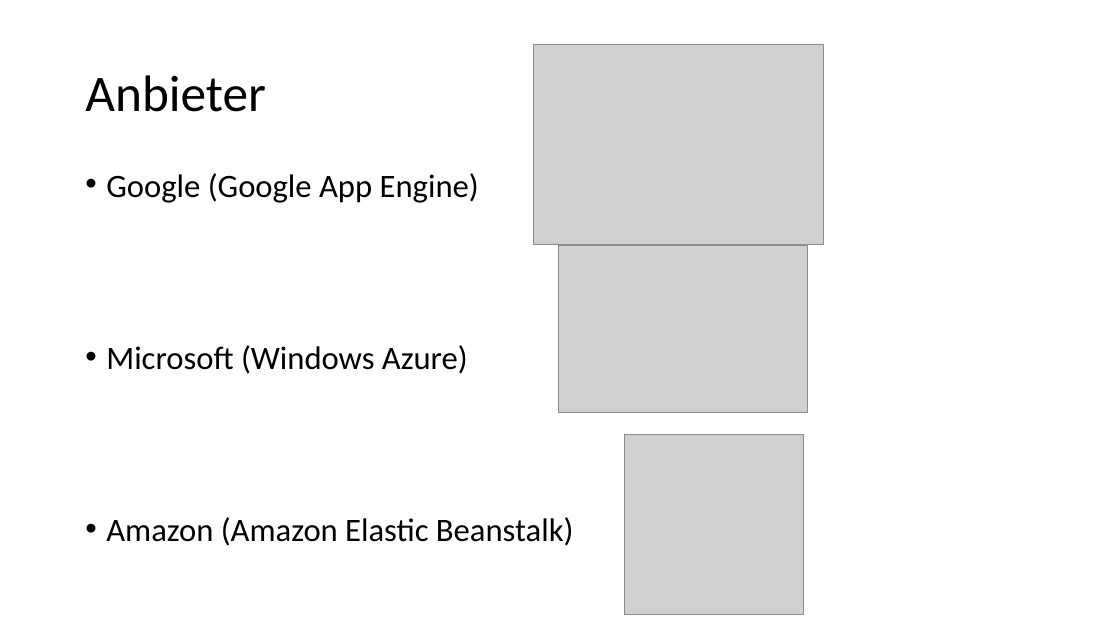
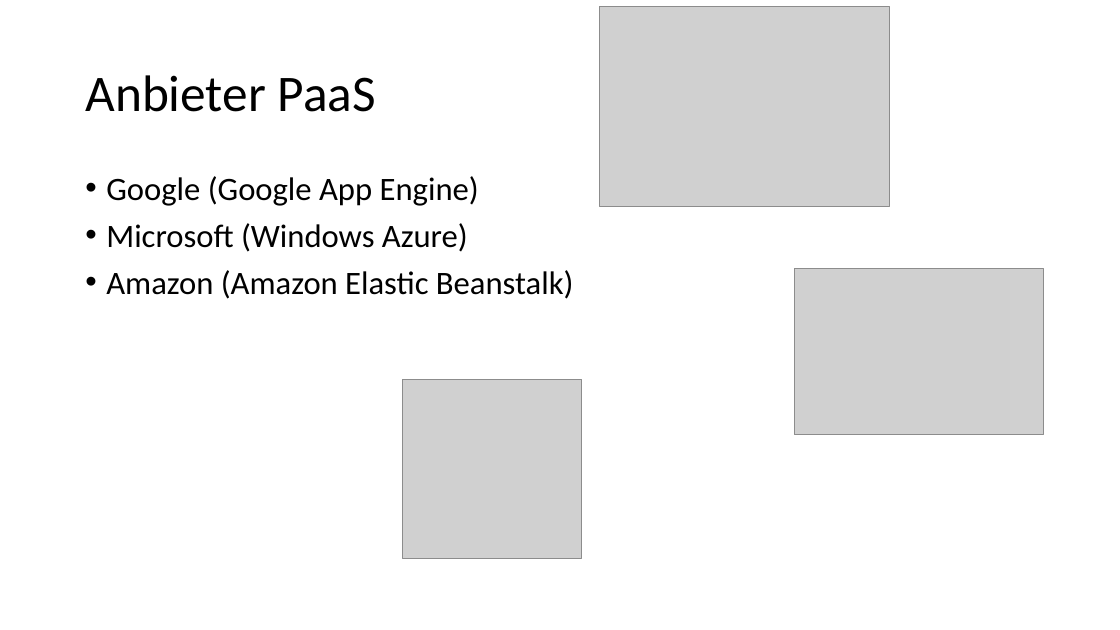
Before and after one commit to Philwi/HTWDresdenIMBeleg, a slide deck: slide 36 of FaaS.pptx (slide 8 before the commit). Drawn at 1120x630 pixels with LibreOffice and Linux fonts; fonts in the diff are those of the drawing; grey boxes stand for pictures. Boxes give left, top, right and bottom in pixels: in the first picture for what was removed or moved away, otherwise in the second. Text is boxed around its words. In the diff, an @@ line names an element or a change of style, - is before the commit and + after.

```diff
--- a/FaaS.pptx
+++ b/FaaS.pptx
@@ picture moved from (x1=534, y1=44, x2=823, y2=245) to (x1=599, y1=6, x2=889, y2=207) @@
@@ title at (x1=85, y1=75, x2=376, y2=112): text changed @@
-Anbieter
+Anbieter PaaS
@@ text "Google (Google App Engine)" at (x1=106, y1=176, x2=574, y2=299): line spacing 0.8 to 0.9 @@
@@ picture moved from (x1=559, y1=246, x2=807, y2=413) to (x1=794, y1=268, x2=1043, y2=434) @@
@@ picture moved from (x1=625, y1=435, x2=804, y2=614) to (x1=403, y1=379, x2=582, y2=558) @@
```
Also in this commit, not shown: 4 other slides changed, 30 slides added, 5 slides removed.
